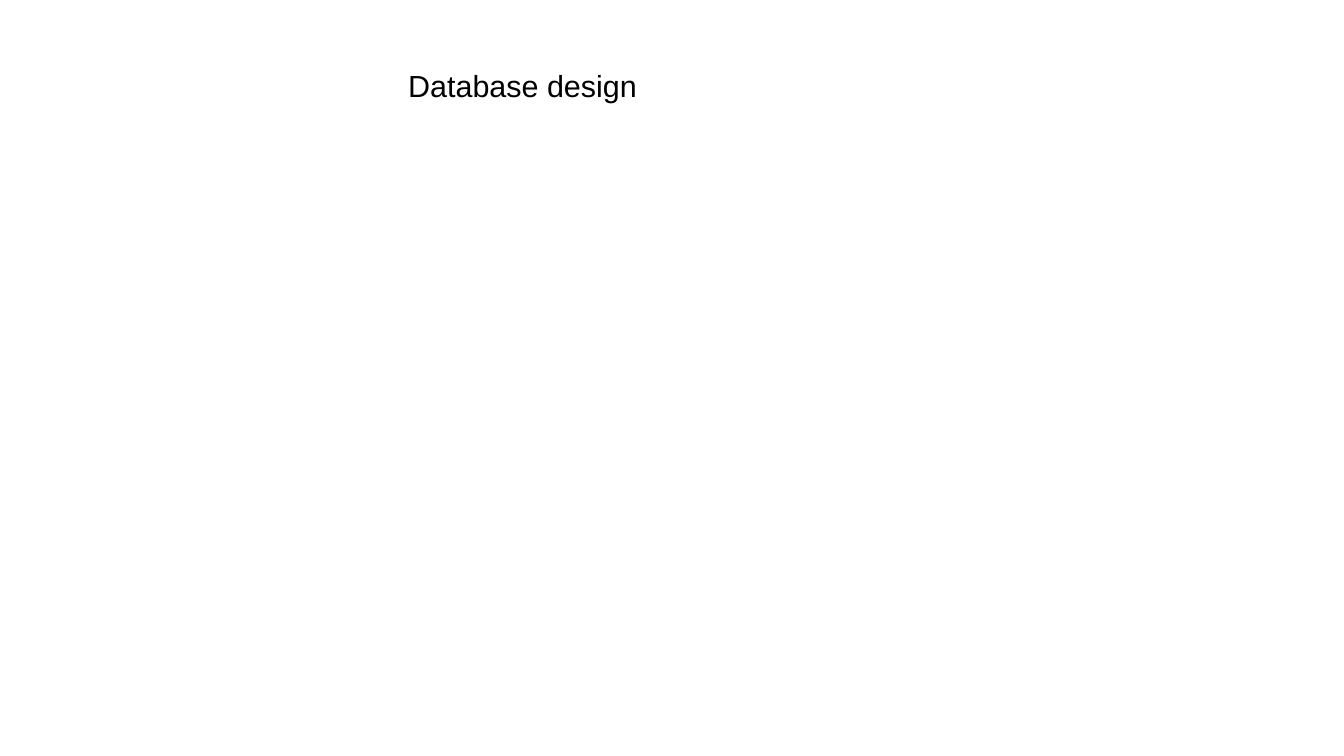
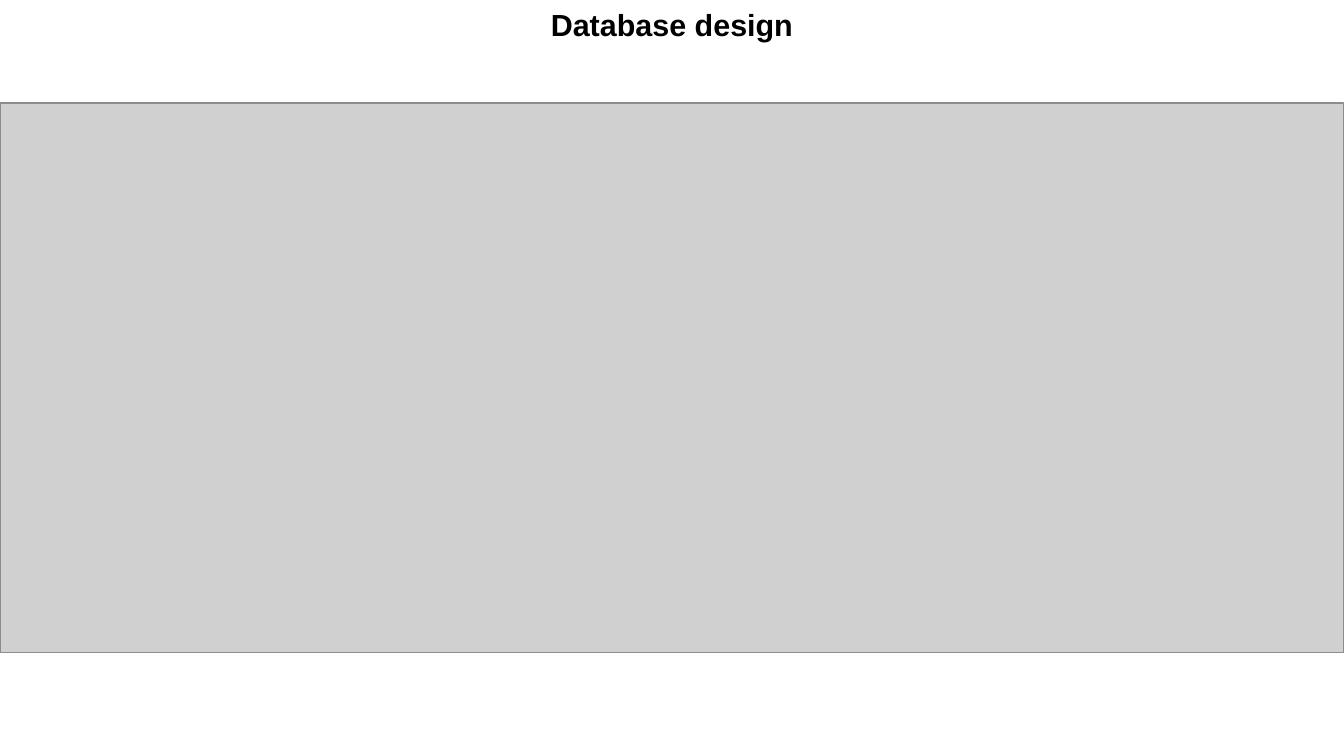
Before and after one commit to jonnysciar/TIW_Project, a slide deck: slide 3 of Documentazione/documentazione.odp. Drawn at 1344x756 pixels with LibreOffice and Linux fonts; fonts in the diff are those of the drawing; grey boxes stand for pictures. Boxes give left, top, right and bottom in pixels: in the first picture for what was removed or moved away, otherwise in the second. Text is boxed around its words. In the diff, an @@ line names an element or a change of style, - is before the commit and + after.

```diff
--- a/Documentazione/documentazione.odp
+++ b/Documentazione/documentazione.odp
@@ text "Database design": place and size @@
-text "Database design" at (408,75,637,103)
+text "Database design" at (551,14,793,42)
@@ text "Database design" at (551,14,793,42): bold on; alignment left to centre @@
@@ picture added at (0,102,1344,652) @@
```
Also in this commit, not shown: 1 other slide changed, 2 slides added, 1 other file.
